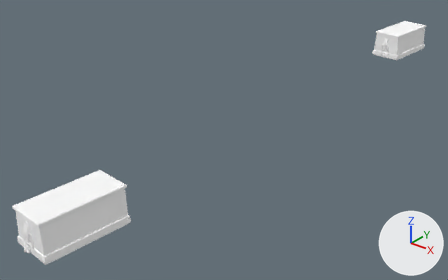
An edit to the OBJ model Games/GuruttoWorld/Assets/Models/StreetJourney/Baked/Block-1-9.obj, drawn before and after from the same camera.
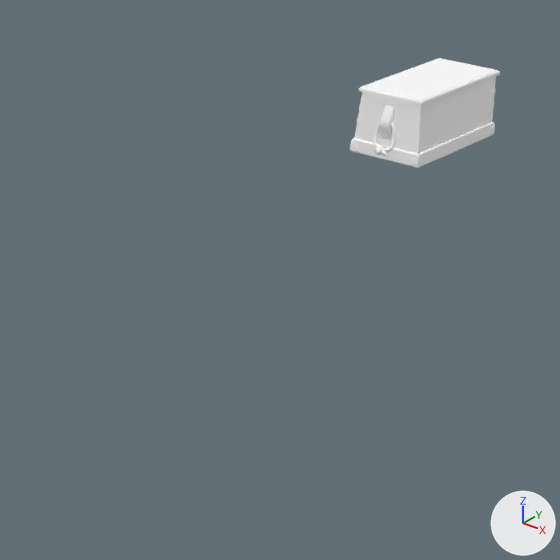
Each version is shown whole from a 50 mm lens placed at (0.1, 29.26, 4.8), pointed at (-5.79, 36.62, 0.23), then close up on the part from 55% to 100% of the width and 0% to 72% of the height. Every picture has the same lights, and +X, +Y and +Z are marked at lower right. The older version's two pictures come first. Where no turn or scale is listed for an object, it has been applied to the vertices. Vertices at exactly the same position are counted once.

The first close-up shows 'Block-1-9'.
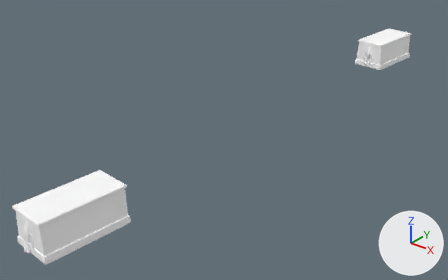
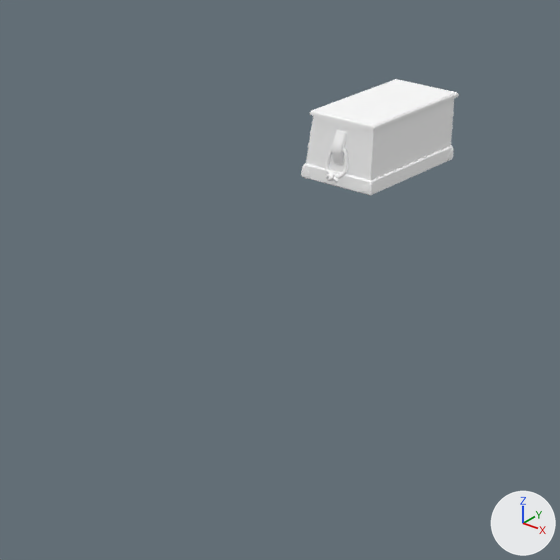
The newer file is also turned or shifted as a whole; pictures and numbers use the older file's frame.

What differs and where, as boxes [x1, y1, x2, y2] in the close-ups (560 x 560 px; the box of a moved part takes in the faces that stretch with it):
'Block-1-9', reshaped: before [350, 58, 500, 168]; after [301, 79, 459, 195]
part 1 of me_block_1_9, moved or reshaped: before [354, 76, 496, 168]; after [306, 99, 454, 181]
part 2 of me_block_1_9, moved or reshaped: before [351, 122, 495, 168]; after [302, 146, 453, 195]
part 3 of me_block_1_9, moved or reshaped: before [380, 106, 395, 140]; after [332, 130, 347, 166]
part 4 of me_block_1_9, moved or reshaped: before [374, 122, 396, 156]; after [325, 147, 348, 182]
part 5 of me_block_1_9, moved or reshaped: before [490, 125, 495, 135]; after [448, 149, 454, 160]
part 6 of me_block_1_9, moved or reshaped: before [492, 90, 495, 95]; after [450, 112, 454, 118]
part 7 of me_block_1_9, moved or reshaped: before [491, 102, 494, 107]; after [449, 125, 453, 131]
part 8 of me_block_1_9, moved or reshaped: before [409, 157, 423, 167]; after [362, 184, 376, 194]
part 9 of me_block_1_9, moved or reshaped: before [414, 118, 424, 124]; after [366, 144, 377, 150]
part 10 of me_block_1_9, moved or reshaped: before [413, 131, 423, 137]; after [365, 157, 376, 163]
part 11 of me_block_1_9, moved or reshaped: before [350, 141, 358, 152]; after [301, 166, 310, 178]
part 12 of me_block_1_9, moved or reshaped: before [359, 106, 365, 111]; after [310, 130, 317, 136]
part 13 of me_block_1_9, moved or reshaped: before [357, 118, 364, 123]; after [308, 143, 315, 148]
part 14 of me_block_1_9, moved or reshaped: before [359, 58, 500, 105]; after [310, 79, 459, 130]

The edits, one by one:
me_block_1_9 is used by ob_block_1_9; location (0.0, 0.0, 0.0).
me_block_1_9 had 5468 vertices, 10352 faces and spanned x -5.51..-4.79, y 32.33..42.67, z 0.56..1.09.
me_block_1_9 now has 5468 vertices, 10352 faces and spans x -5.51..-4.79, y 32.33..41.87, z 0.56..1.09.
me_block_1_9 part 1: the loose piece of 216 vertices spanning x -5.49..-4.81, y 41.4..42.6, z 0.56..1.07 is moved by (0.0, -0.8, 0.0).
me_block_1_9 part 2: the loose piece of 180 vertices spanning x -5.51..-4.79, y 41.38..42.62, z 0.57..0.68 is moved by (0.0, -0.8, 0.0).
me_block_1_9 part 3: the loose piece of 91 vertices spanning x -5.25..-5.17, y 41.37..41.44, z 0.74..0.99 is moved by (0.0, -0.8, 0.0).
me_block_1_9 part 4: the loose piece of 734 vertices spanning x -5.3..-5.12, y 41.33..41.43, z 0.61..0.88 is moved by (0.0, -0.8, 0.0).
me_block_1_9 part 5: the loose piece of 44 vertices spanning x -4.87..-4.79, y 42.49..42.57, z 0.58..0.65 is moved by (0.0, -0.8, 0.0).
me_block_1_9 part 6: the loose piece of 20 vertices spanning x -4.88..-4.83, y 42.5..42.55, z 0.91..0.94 is moved by (0.0, -0.8, 0.0).
me_block_1_9 part 7: the loose piece of 20 vertices spanning x -4.88..-4.82, y 42.49..42.55, z 0.81..0.84 is moved by (0.0, -0.8, 0.0).
me_block_1_9 part 8: the loose piece of 44 vertices spanning x -4.98..-4.9, y 41.38..41.45, z 0.58..0.65 is moved by (0.0, -0.8, 0.0).
me_block_1_9 part 9: the loose piece of 20 vertices spanning x -5.0..-4.93, y 41.4..41.45, z 0.91..0.94 is moved by (0.0, -0.8, 0.0).
me_block_1_9 part 10: the loose piece of 20 vertices spanning x -4.99..-4.93, y 41.4..41.45, z 0.81..0.84 is moved by (0.0, -0.8, 0.0).
me_block_1_9 part 11: the loose piece of 44 vertices spanning x -5.51..-5.43, y 41.43..41.51, z 0.58..0.65 is moved by (0.0, -0.8, 0.0).
me_block_1_9 part 12: the loose piece of 20 vertices spanning x -5.47..-5.42, y 41.45..41.5, z 0.91..0.94 is moved by (0.0, -0.8, 0.0).
me_block_1_9 part 13: the loose piece of 20 vertices spanning x -5.48..-5.42, y 41.45..41.51, z 0.81..0.84 is moved by (0.0, -0.8, 0.0).
me_block_1_9 part 14: the loose piece of 344 vertices spanning x -5.48..-4.82, y 41.38..42.62, z 1.02..1.09 is moved by (0.0, -0.8, 0.0).
Other edits to the shape of me_block_1_9 do not show in these pictures.
